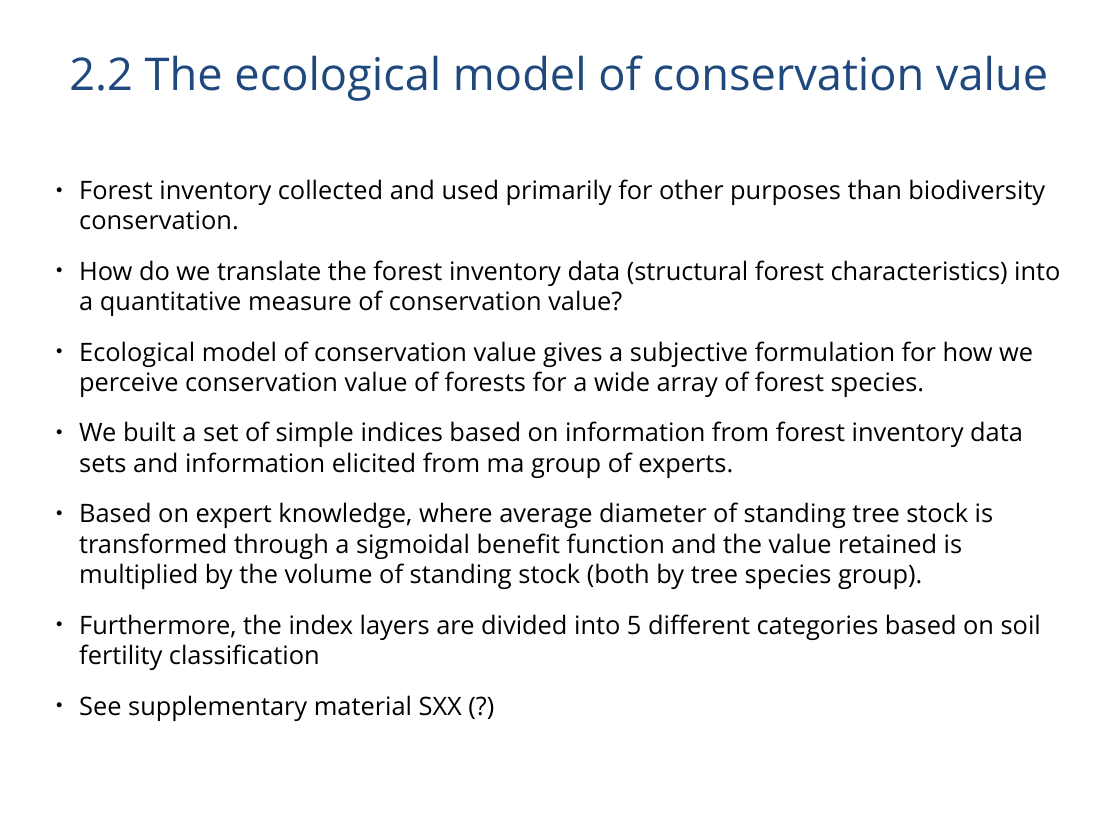
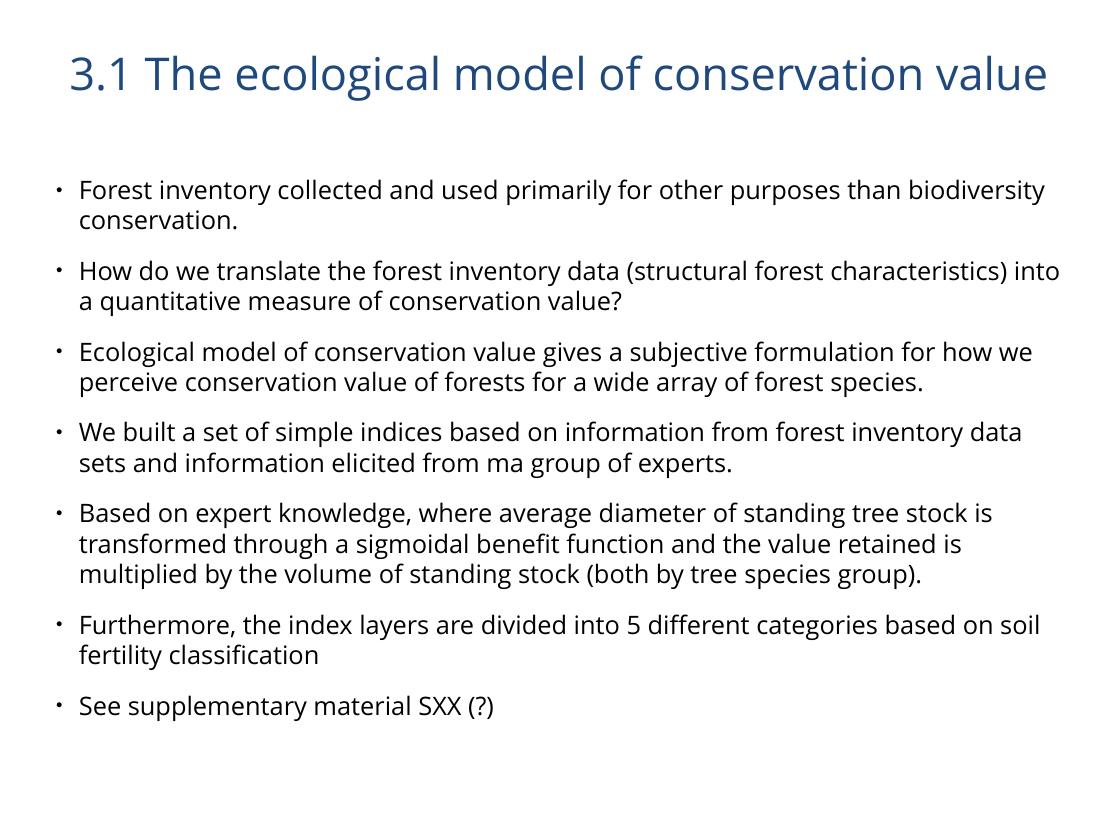
Before and after one commit to jlehtoma/validityms, a slide deck: slide 17 of reports/validity_ms_outline.ppt (slide 10 before the commit). Drawn at 1120x840 pixels with LibreOffice and Linux fonts; fonts in the diff are those of the drawing. Boxes give left, top, right and bottom in pixels: in the first picture for what was removed or moved away, otherwise in the second. Text is boxed around its words. In the diff, an @@ line names an element or a change of style, - is before the commit and + after.

```diff
--- a/reports/validity_ms_outline.ppt
+++ b/reports/validity_ms_outline.ppt
@@ title at <box>69,55,1048,101</box>: text changed @@
-2.2 The ecological model of conservation value
+3.1 The ecological model of conservation value
```
Also in this commit, not shown: 18 other slides changed, 2 slides added, 1 other file.
